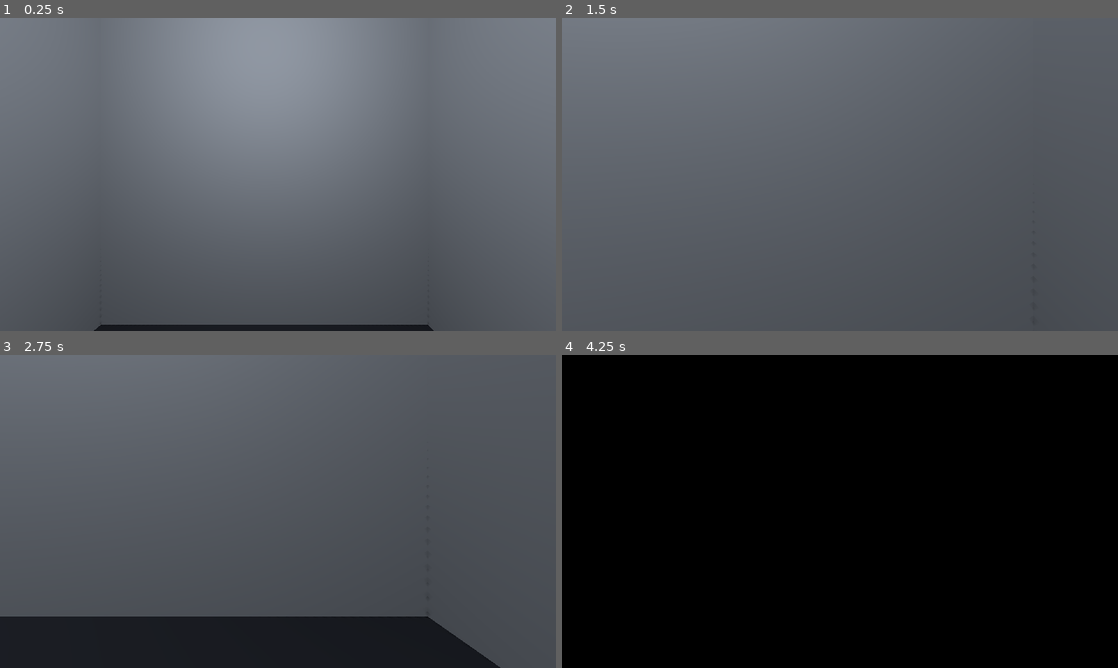
Above: before the commit, frames 1-4 (two rows, left to right).
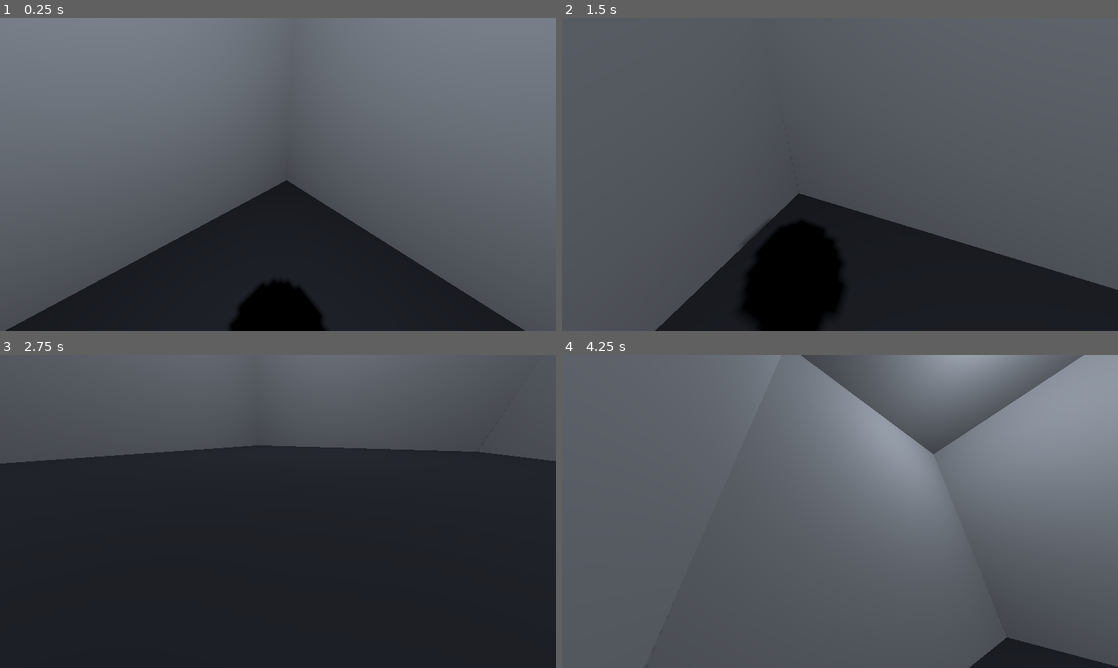
Above: after the commit, the same moments.

Repository: mmkurodan/godott
Game: Godot game, scene res://main.tscn
The game is run twice, just before and just after one commit, with the same random seed, the same clock (stepped at 60 frames per second) and the same inputs.
Inputs (mouse positions are in pixels of both pictures, inside the frame that each line leads up to):
- Up to frame 1 (0.25 s): no input
- Up to frame 2 (1.5 s): move the mouse to (962, 158) at 0.52 s; click (962, 158) at 0.67 s; drag from (728, 190) to (812, 237) at 1.27 s
- Up to frame 3 (2.75 s): move the mouse to (333, 442) at 2.02 s; click (333, 442) at 2.17 s
- Up to frame 4 (4.25 s): drag from (812, 574) to (673, 464) at 2.77 s; move the mouse to (1006, 558) at 3.52 s; click (1006, 558) at 3.67 s

The runs differ from the first frame. In frame 1, 37% of the frame differs, in the area x 1-95%, y 0-100%; in frame 2, 33%; in frame 3, 55%; in frame 4, 100%, in the area x 0-100%, y 0-100%.

Commit message:
Fix camera follow and swipe controls
Co-authored-by: Copilot <223556219+Copilot@users.noreply.github.com>

Diff:
--- a/scripts/main_controller.gd
+++ b/scripts/main_controller.gd
@@ -11,7 +11,7 @@
 @export var max_camera_pitch_degrees: float = 85.0
 
 var _camera: Camera3D
-var _mover: Node3D
+var _mover: Mover
 var _active_touches: Dictionary = {}
 var _camera_yaw: float = 0.0
 var _camera_pitch: float = 0.0
@@ -19,19 +19,7 @@
 
 func _ready() -> void:
 	_camera = get_node(camera_path) as Camera3D
-	_mover = get_node(mover_path) as Node3D
-
-	var offset: Vector3 = _camera.global_position - _get_camera_target()
-	if offset.length_squared() < 0.0001:
-		offset = Vector3.FORWARD
-
-	var horizontal_distance := Vector2(offset.x, offset.z).length()
-	_camera_yaw = atan2(offset.x, offset.z)
-	_camera_pitch = clamp(
-		atan2(offset.y, horizontal_distance),
-		deg_to_rad(min_camera_pitch_degrees),
-		deg_to_rad(max_camera_pitch_degrees)
-	)
+	_mover = get_node(mover_path) as Mover
 	_update_camera_transform()
 
 
@@ -66,7 +54,7 @@
 	match _active_touches.size():
 		1:
 			var swipe_delta: Vector2 = event.position - previous_position
-			if swipe_delta.length() >= touch_steer_threshold and _mover.has_method("apply_swipe_impulse"):
+			if swipe_delta.length() >= touch_steer_threshold and _mover != null:
 				_mover.apply_swipe_impulse(swipe_delta, _camera.global_basis, get_viewport().get_visible_rect().size)
 		2:
 			var previous_center := _average_touch_position(previous_touches)
@@ -102,20 +90,15 @@
 
 func _update_camera_transform() -> void:
 	var target := _get_camera_target()
-	var surface_radius := _get_camera_surface_radius() + maxf(camera_surface_padding, 0.0)
-	var horizontal_distance := cos(_camera_pitch) * surface_radius
-	var surface_offset := Vector3(
-		sin(_camera_yaw) * horizontal_distance,
-		sin(_camera_pitch) * surface_radius,
-		cos(_camera_yaw) * horizontal_distance
-	)
-	var surface_direction := surface_offset.normalized()
-	var reference_up := _get_reference_up_direction(surface_direction)
-	var right_direction := reference_up.cross(surface_direction).normalized()
-	var camera_up := surface_direction.cross(right_direction).normalized()
+	var reference_forward := _get_reference_forward_direction()
+	var reference_up := _get_reference_up_direction(reference_forward)
+	var yawed_forward := reference_forward.rotated(reference_up, _camera_yaw).normalized()
+	var right_direction := reference_up.cross(yawed_forward).normalized()
+	var view_direction := yawed_forward.rotated(right_direction, _camera_pitch).normalized()
+	var camera_up := view_direction.cross(right_direction).normalized()
 
-	_camera.global_position = target + surface_offset
-	_camera.look_at(_camera.global_position + surface_direction, camera_up)
+	_camera.global_position = target + view_direction * _get_camera_surface_radius()
+	_camera.look_at(_camera.global_position + view_direction, camera_up)
 
 
 func _get_camera_target() -> Vector3:
@@ -123,6 +106,15 @@
 		return _mover.global_position
 
 	return camera_target
+
+
+func _get_reference_forward_direction() -> Vector3:
+	if _mover != null:
+		var direction := _mover.get_motion_direction()
+		if direction.length_squared() > 0.0001:
+			return direction.normalized()
+
+	return Vector3.FORWARD
 
 
 func _get_reference_up_direction(forward_direction: Vector3) -> Vector3:
@@ -134,9 +126,7 @@
 
 
 func _get_camera_surface_radius() -> float:
-	if _mover != null and _mover.has_method("get_surface_radius"):
-		var radius_value := _mover.call("get_surface_radius")
-		if radius_value is float or radius_value is int:
-			return maxf(float(radius_value), 0.0)
+	if _mover != null:
+		return maxf(_mover.get_surface_radius() + maxf(camera_surface_padding, 0.0), 0.0)
 
 	return 0.0
--- a/scripts/mover.gd
+++ b/scripts/mover.gd
@@ -1,4 +1,5 @@
 extends MeshInstance3D
+class_name Mover
 
 # 部屋の半分の長さです。
 # 10m の立方体なので、中心から各壁までは 5m です。
